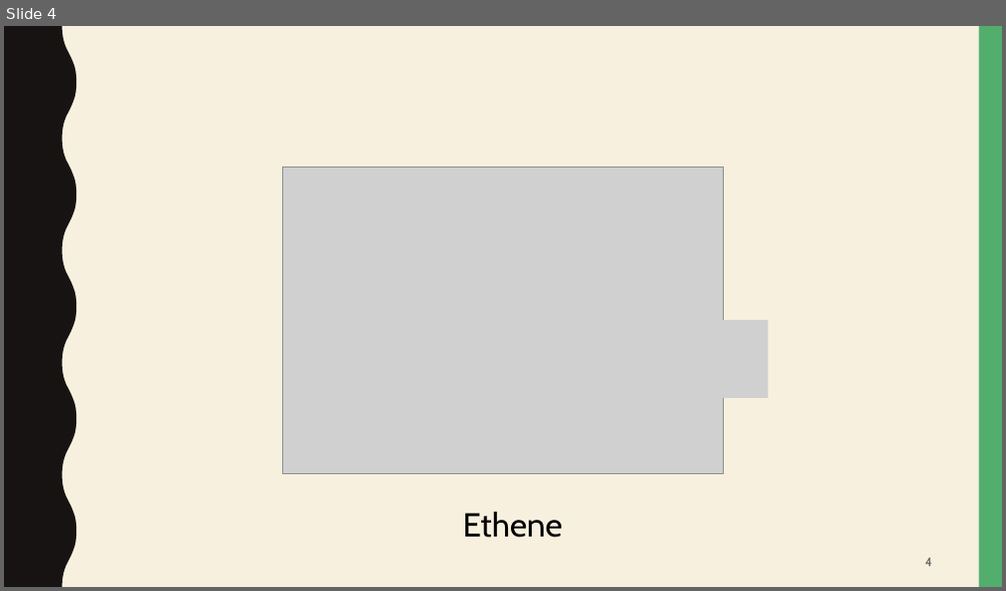
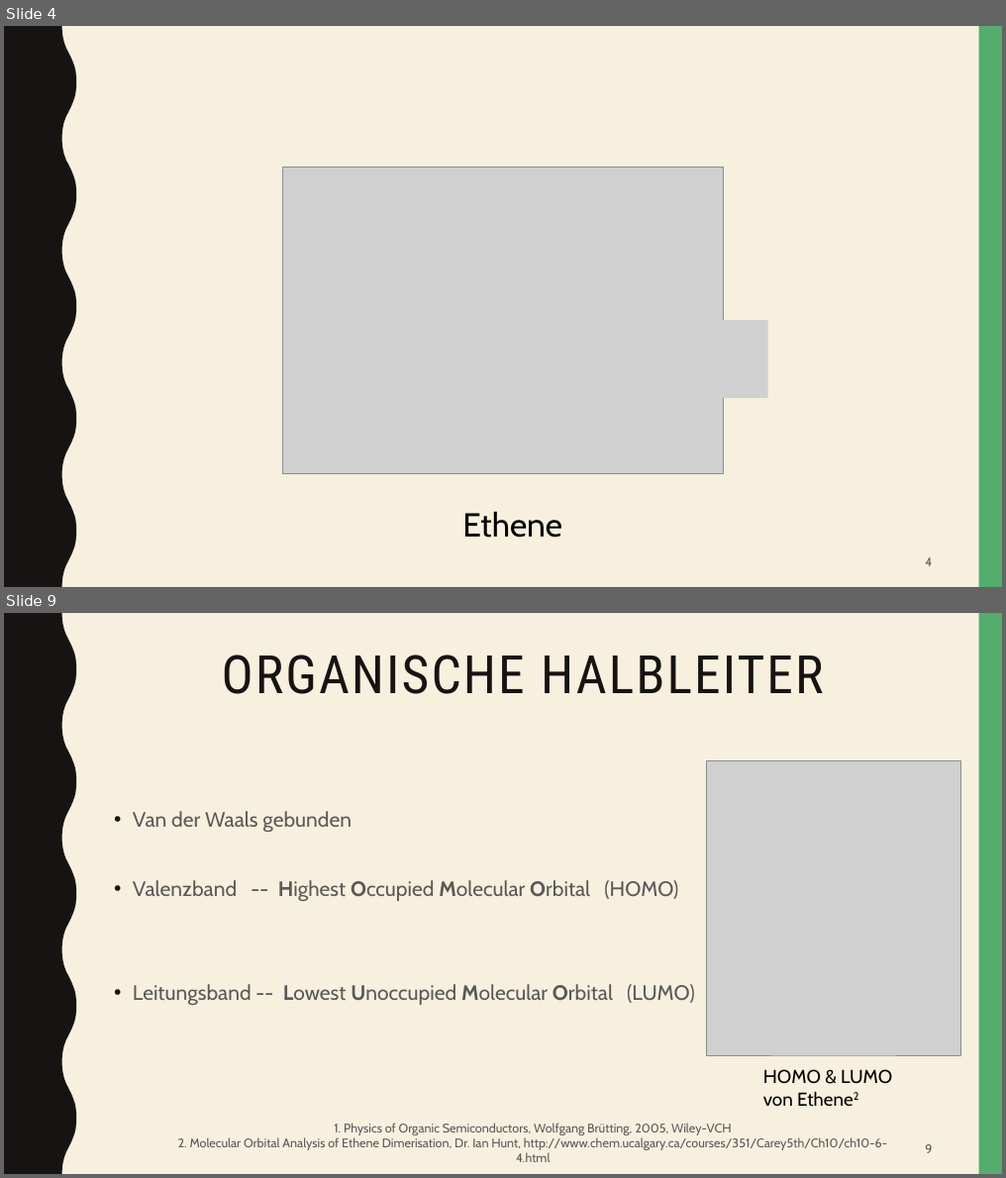
Before and after one commit to beckstev/presentations, a slide deck: opy/Vortrag/OLEDS.pptx. Shown one above the other, each under a label of ours: slide 4 before the commit, slides 4 and 9 after it; the slides between them are not shown. The pictures are 1006x591 and 1006x1178 pixels, drawn with LibreOffice and Linux fonts; fonts in the diff are those of the drawing; grey boxes stand for pictures. Boxes give left, top, right and bottom in pixels: in the first picture for what was removed or moved away, otherwise in the second. Text is boxed around its words. In the diff, an @@ line names an element or a change of style, - is before the commit and + after.

```diff
--- a/opy/Vortrag/OLEDS.pptx
+++ b/opy/Vortrag/OLEDS.pptx
@@ slide 9 added at [4,613,1002,1174], background #F7F0DF; not listed: 2 template elements that a slide beside it also shows @@
@@ title added at [222,655,823,694], 51 pt, text #171312 @@
+ORGANISCHE HALBLEITER
@@ picture added at [707,761,960,1056] @@
@@ text added at [133,811,695,1005], 20 pt, text #595959 @@
+• Van der Waals gebunden
+• Valenzband -- Highest Occupied Molecular Orbital (HOMO)
+• Leitungsband -- Lowest Unoccupied Molecular Orbital (LUMO)
@@ text added at [763,1069,892,1106], 18 pt, text #000000 @@
+HOMO & LUMO
+von Ethene2
@@ text added at [178,1123,887,1162], 12 pt, text #595959 @@
+1. Physics of Organic Semiconductors, Wolfgang Brütting, 2005, Wiley-VCH
+2. Molecular Orbital Analysis of Ethene Dimerisation, Dr. Ian Hunt, http://www.chem.ucalgary.ca/courses/351/Carey5th/Ch10/ch10-6-4.html
@@ page number added at [925,1145,932,1154], 12 pt, text #595959 @@
+9
```
Also in this commit, not shown: 6 other slides changed, 5 other slides added, 1 slide removed, 2 other files.
